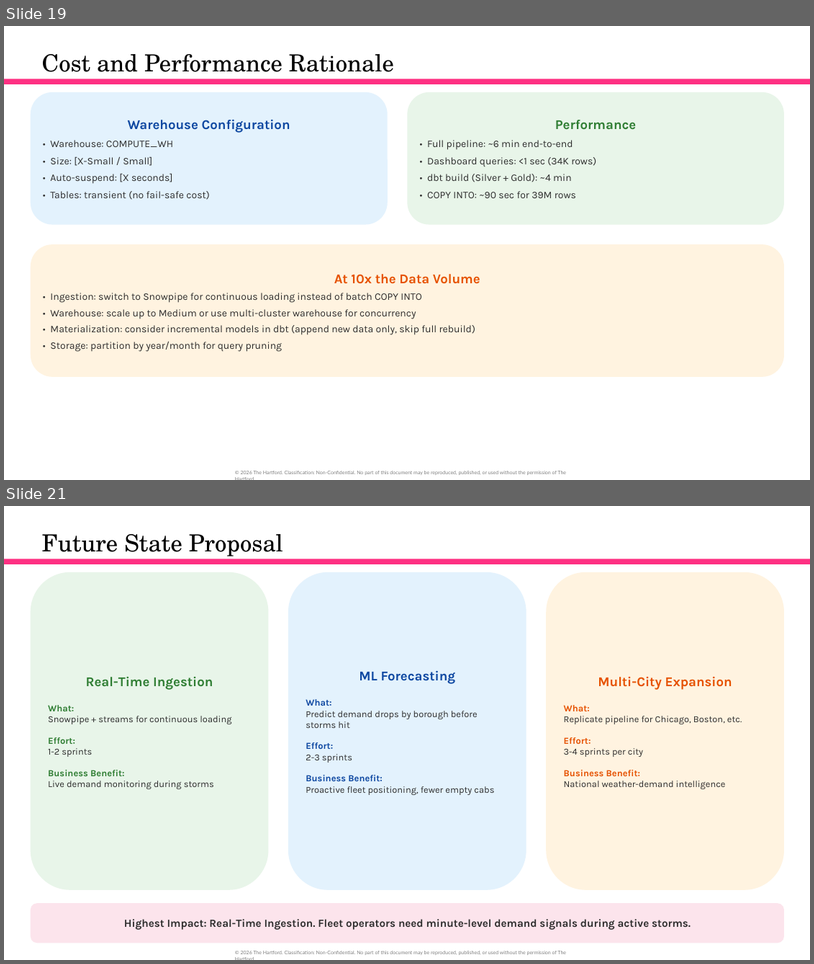
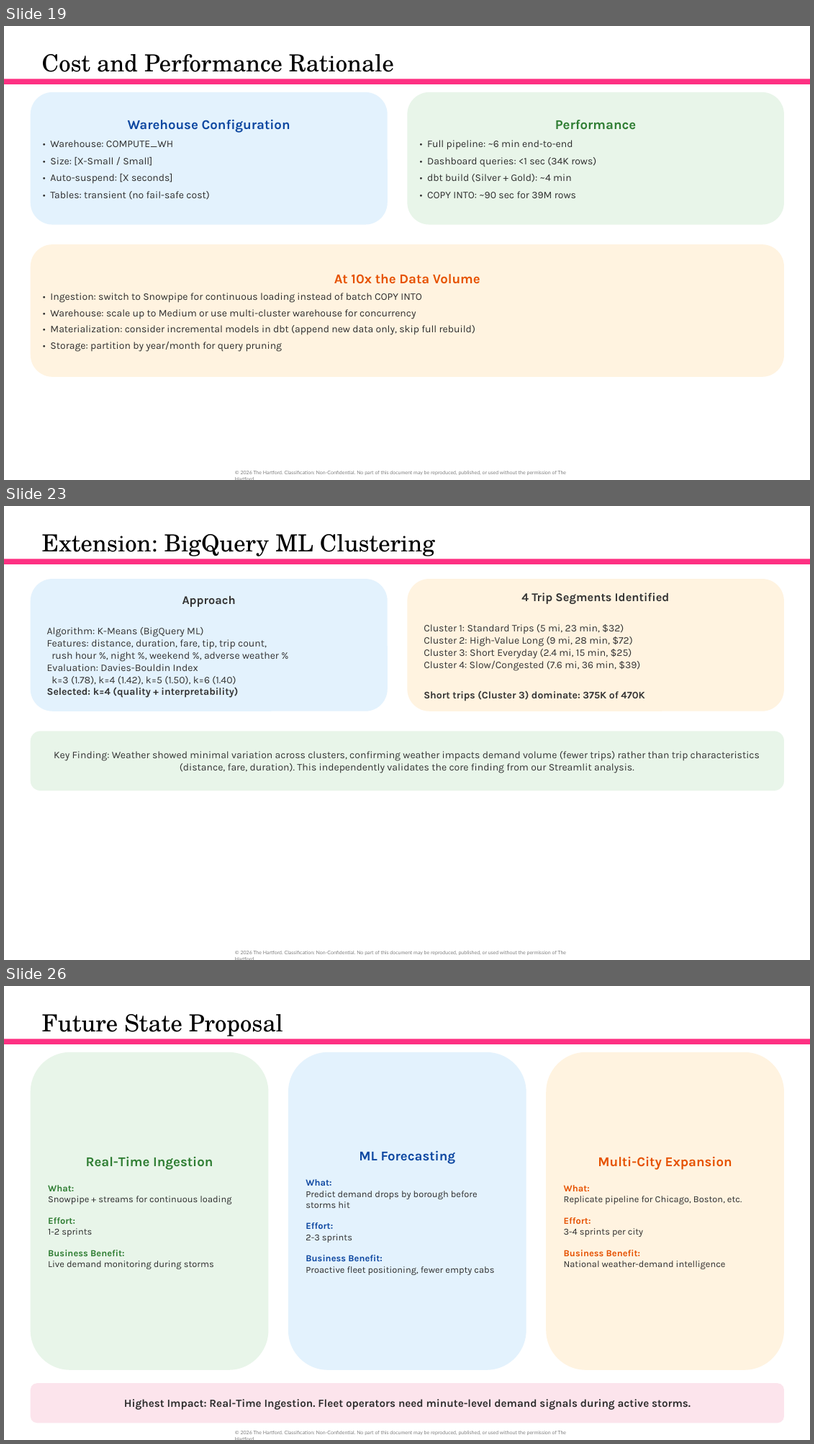
Before and after one commit to orlandojmarin/nyc-taxi-capstone, a slide deck: docs/Capstone_Presentation.pptx. Shown one above the other, each under a label of ours: slides 19 and 21 before the commit, slides 19, 23 and 26 after it; the slides between them are not shown. The pictures are 814x964 and 814x1444 pixels, drawn with LibreOffice and Linux fonts; fonts in the diff are those of the drawing. Boxes give left, top, right and bottom in pixels: in the first picture for what was removed or moved away, otherwise in the second. Text is boxed around its words. In the diff, an @@ line names an element or a change of style, - is before the commit and + after.

Commit message:
Update presentation with extensions section and filled-in findings

```diff
--- a/docs/Capstone_Presentation.pptx
+++ b/docs/Capstone_Presentation.pptx
@@ slide 23 added at <box>4,506,810,960</box>, background #FFFFFF; not listed: 1 template element that a slide beside it also shows @@
@@ title added at <box>42,534,435,559</box>, 28 pt, text #000000 @@
+Extension: BigQuery ML Clustering
@@ rectangle added at <box>4,559,810,564</box>, fill #FE3082 @@
@@ rounded rectangle added at <box>31,579,388,711</box>, fill #E3F2FD, 12 pt, text #333333 @@
+Approach
+Algorithm: K-Means (BigQuery ML)
+Features: distance, duration, fare, tip, trip count,
+rush hour %, night %, weekend %, adverse weather %
+Evaluation: Davies-Bouldin Index
+k=3 (1.78), k=4 (1.42), k=5 (1.50), k=6 (1.40)
+Selected: k=4 (quality + interpretability)
@@ rounded rectangle added at <box>407,579,784,711</box>, fill #FFF3E0, 12 pt, text #333333 @@
+4 Trip Segments Identified
+Cluster 1: Standard Trips (5 mi, 23 min, $32)
+Cluster 2: High-Value Long (9 mi, 28 min, $72)
+Cluster 3: Short Everyday (2.4 mi, 15 min, $25)
+Cluster 4: Slow/Congested (7.6 mi, 36 min, $39)
+Short trips (Cluster 3) dominate: 375K of 470K
@@ rounded rectangle added at <box>31,731,785,790</box>, fill #E8F5E9, 12 pt, text #333333 @@
+Key Finding: Weather showed minimal variation across clusters, confirming weather impacts demand volume (fewer trips) rather than trip characteristics (distance, fare, duration). This independently validates the core finding from our Streamlit analysis.
@@ what was slide 21 is now slide 26 @@
```
Also in this commit, not shown: 9 slides changed, 6 other slides added, 2 slides removed, 3 other files.
